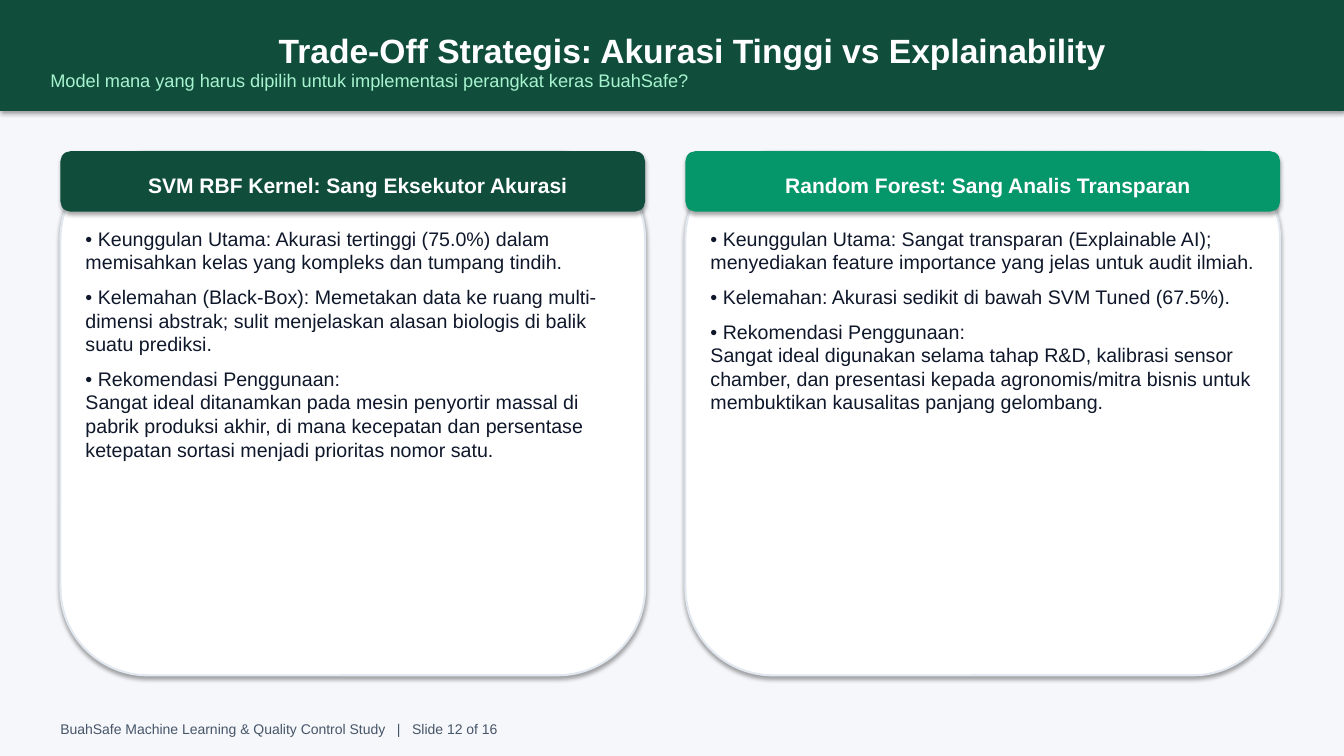
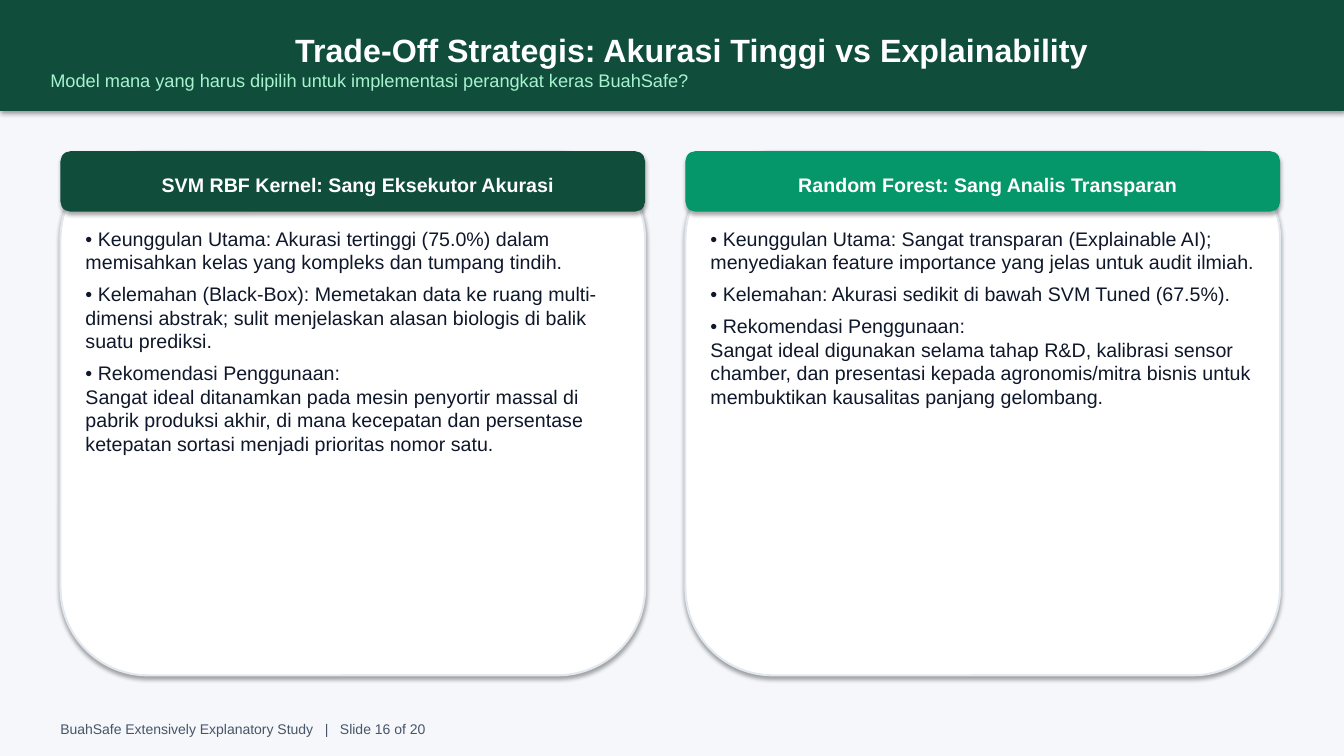
Before and after one commit to adsurkasur/buahsafe, a slide deck: slide 16 of BuahSafe_Super_Comprehensive_Presentation.pptx (slide 12 before the commit). Drawn at 1344x756 pixels with LibreOffice and Linux fonts; fonts in the diff are those of the drawing. Boxes give left, top, right and bottom in pixels: in the first picture for what was removed or moved away, otherwise in the second. Text is boxed around its words. In the diff, an @@ line names an element or a change of style, - is before the commit and + after.

```diff
--- a/BuahSafe_Super_Comprehensive_Presentation.pptx
+++ b/BuahSafe_Super_Comprehensive_Presentation.pptx
@@ text in rectangle at box(295, 38, 1087, 68): size 24 to 23 pt in "Trade-Off Strategis: Akurasi Tinggi vs Explainability" @@
@@ rounded rectangle "SVM RBF Kernel: Sang Eksekutor ..." at box(60, 151, 645, 212): size 15 to 14 pt @@
@@ rounded rectangle "Random Forest: Sang Analis Transparan" at box(686, 151, 1280, 212): size 15 to 14 pt @@
@@ text at box(85, 286, 596, 455): less space between paragraphs @@
@@ text at box(710, 286, 1250, 408): less space between paragraphs @@
@@ text at box(60, 724, 426, 737): text changed @@
-BuahSafe Machine Learning & Quality Control Study | Slide 12 of 16
+BuahSafe Extensively Explanatory Study | Slide 16 of 20
```
Also in this commit, not shown: 14 other slides changed, 5 slides added, 1 slide removed, 2 other files.
